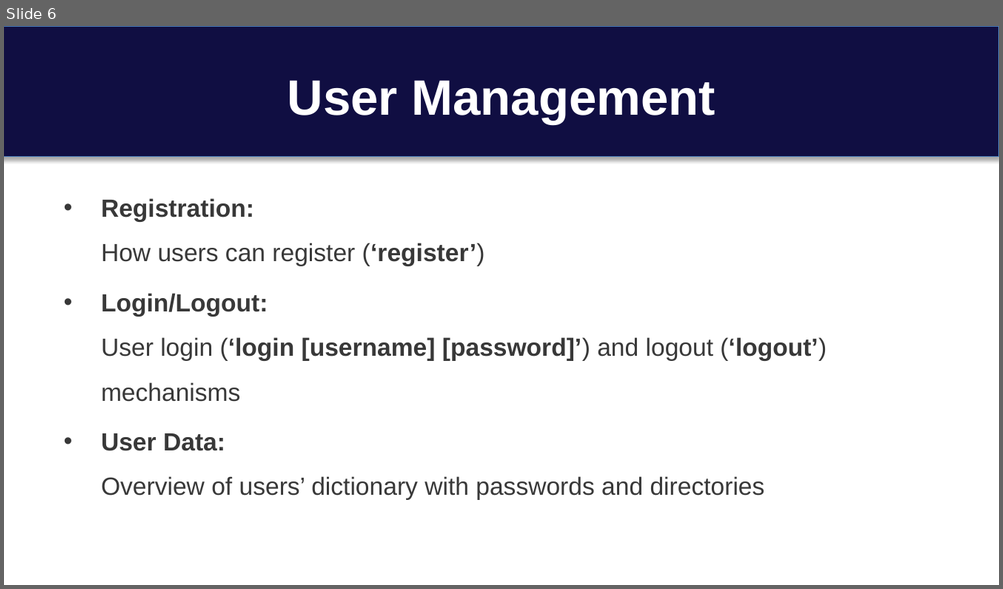
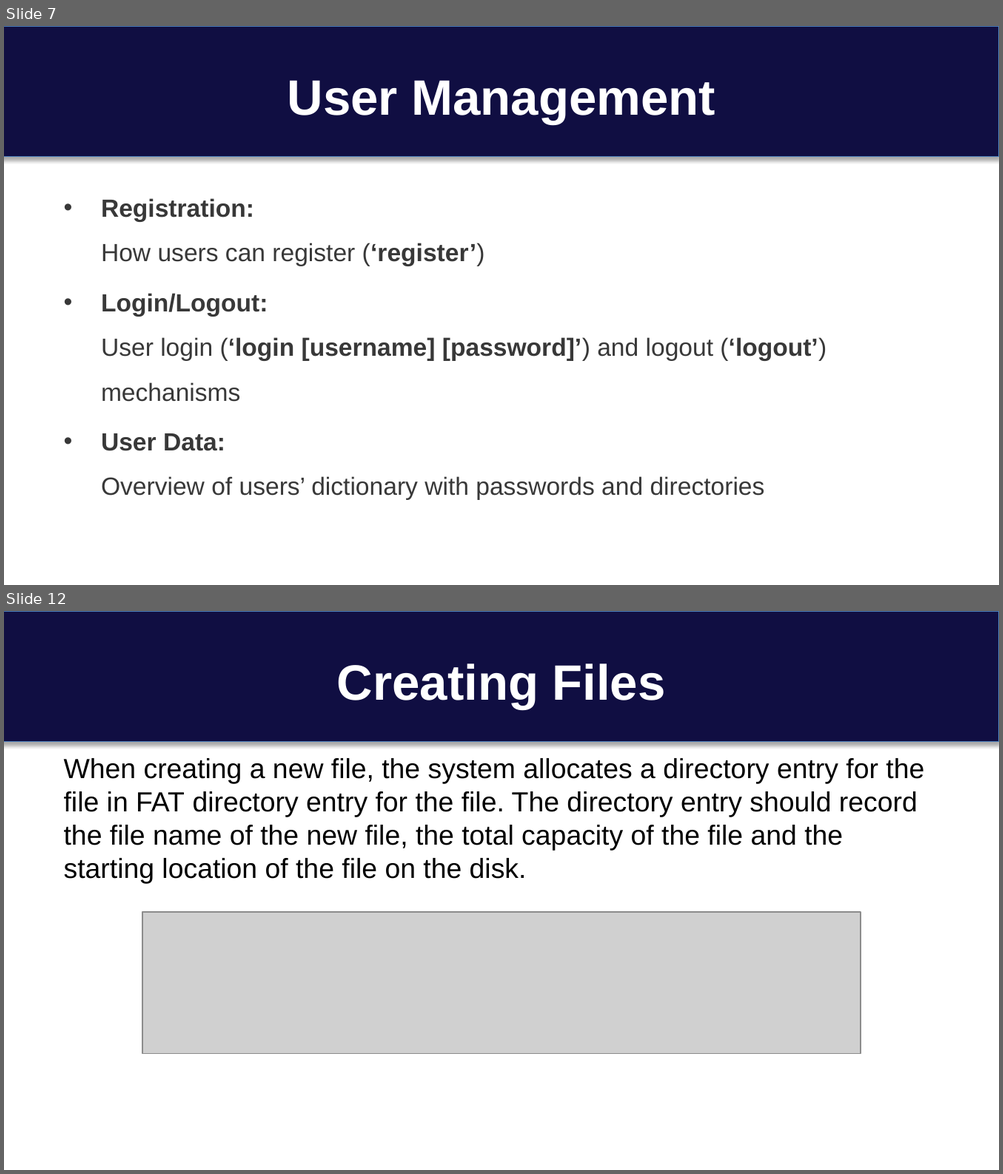
Before and after one commit to cseuconn/CSE-OS-2023-FALL, a slide deck: CSE-5305/Zongming_Juli/VFS presentation.pptx. Shown one above the other, each under a label of ours: slide 6 before the commit, slides 7 and 12 after it; the slides between them are not shown. The pictures are 1003x589 and 1003x1174 pixels, drawn with LibreOffice and Linux fonts; fonts in the diff are those of the drawing; grey boxes stand for pictures. Boxes give left, top, right and bottom in pixels: in the first picture for what was removed or moved away, otherwise in the second. Text is boxed around its words. In the diff, an @@ line names an element or a change of style, - is before the commit and + after.

```diff
--- a/CSE-5305/Zongming_Juli/VFS presentation.pptx
+++ b/CSE-5305/Zongming_Juli/VFS presentation.pptx
@@ slide 12 added at [4,611,999,1170], background #FFFFFF; not listed: 1 template element that a slide beside it also shows @@
@@ title added at [337,664,666,709], 36 pt, text #FFFFFF, bold @@
+Creating Files
@@ text added at [64,758,924,884], 20 pt, text #000000 @@
+When creating a new file, the system allocates a directory entry for the file in FAT directory entry for the file. The directory entry should record the file name of the new file, the total capacity of the file and the starting location of the file on the disk.
@@ picture added at [142,912,860,1054] @@
@@ what was slide 6 is now slide 7 @@
```
Also in this commit, not shown: 7 slides changed, 11 other slides added, 2 slides removed, 1 other file.
